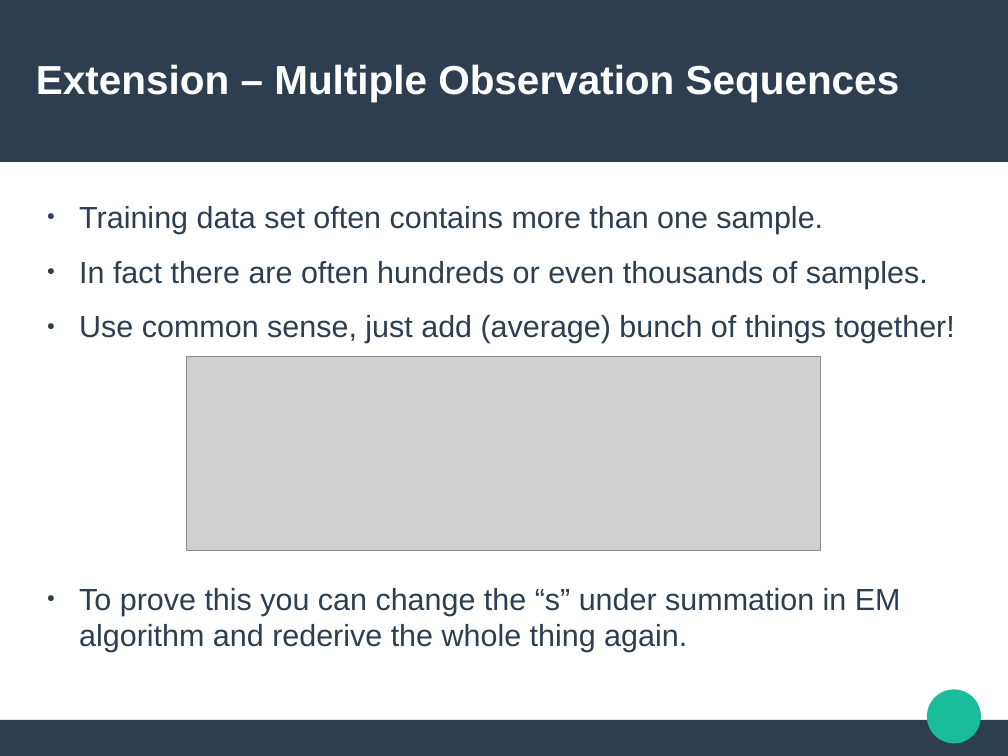
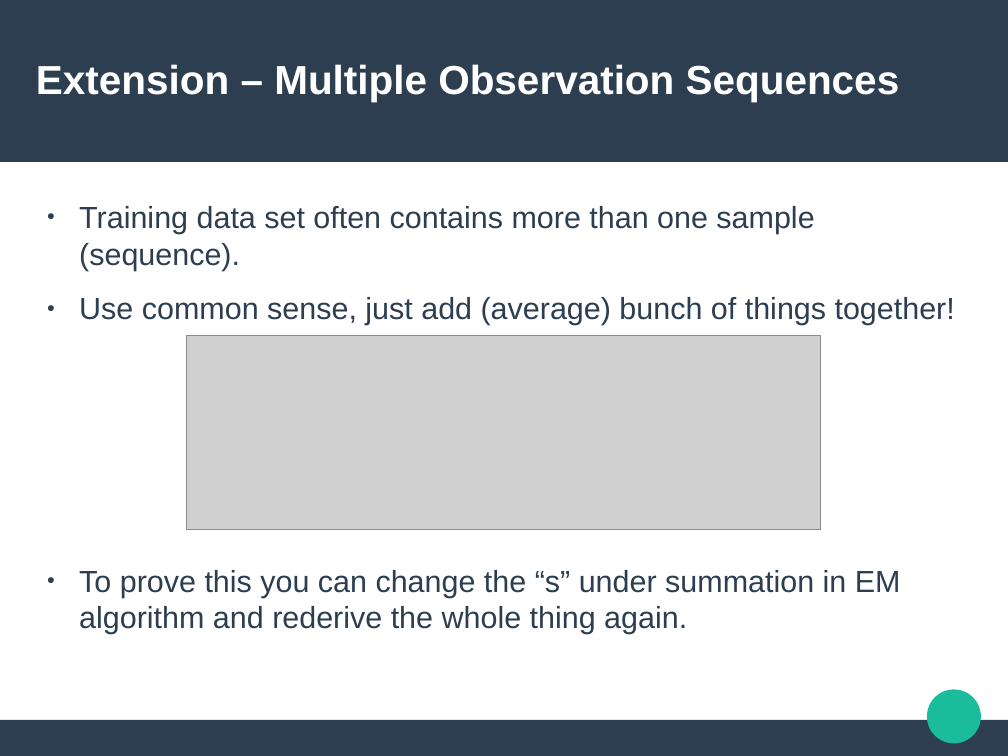
Before and after one commit to Sleepwalking/hmm-workshop, a slide deck: slide 17 of slides.odp (slide 18 before the commit). Drawn at 1008x756 pixels with LibreOffice and Linux fonts; fonts in the diff are those of the drawing; grey boxes stand for pictures. Boxes give left, top, right and bottom in pixels: in the first picture for what was removed or moved away, otherwise in the second. Text is boxed around its words. In the diff, an @@ line names an element or a change of style, - is before the commit and + after.

```diff
--- a/slides.odp
+++ b/slides.odp
@@ text at box(79, 206, 814, 270): text changed @@
-● Training data set often contains more than one sample.
-● In fact there are often hundreds or even thousands of samples.
+● Training data set often contains more than one sample (sequence).
@@ picture: place and size @@
-picture at box(187, 357, 820, 551)
+picture at box(187, 336, 820, 530)
```
Also in this commit, not shown: 3 other slides changed, 2 slides removed, 1 other file.
